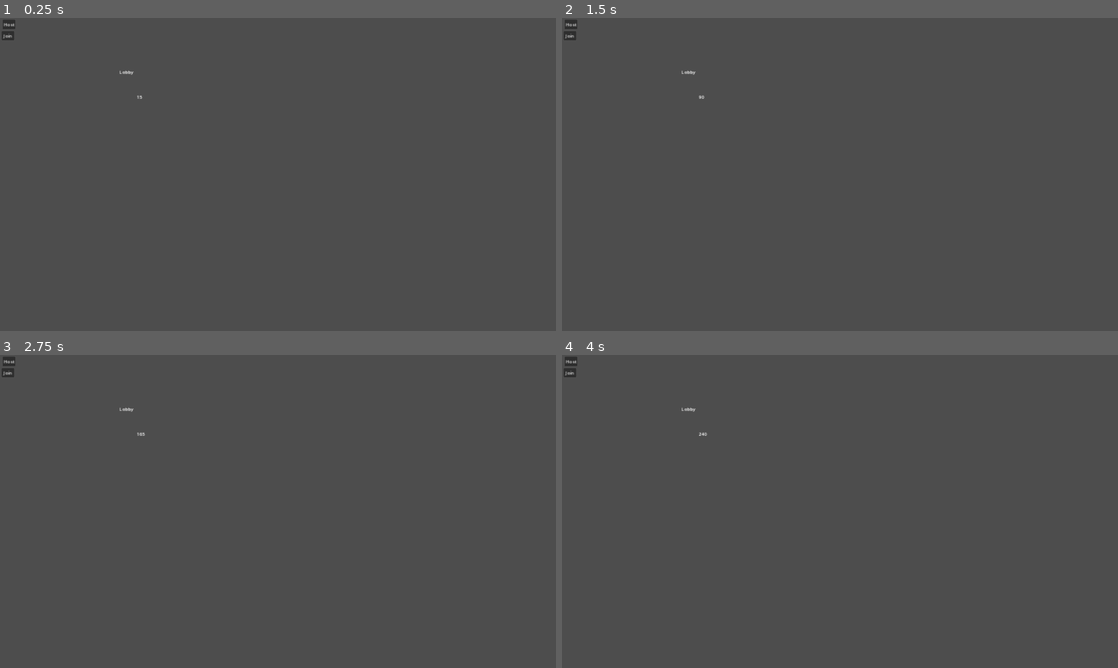
Above: before the commit, frames 1-4 (two rows, left to right).
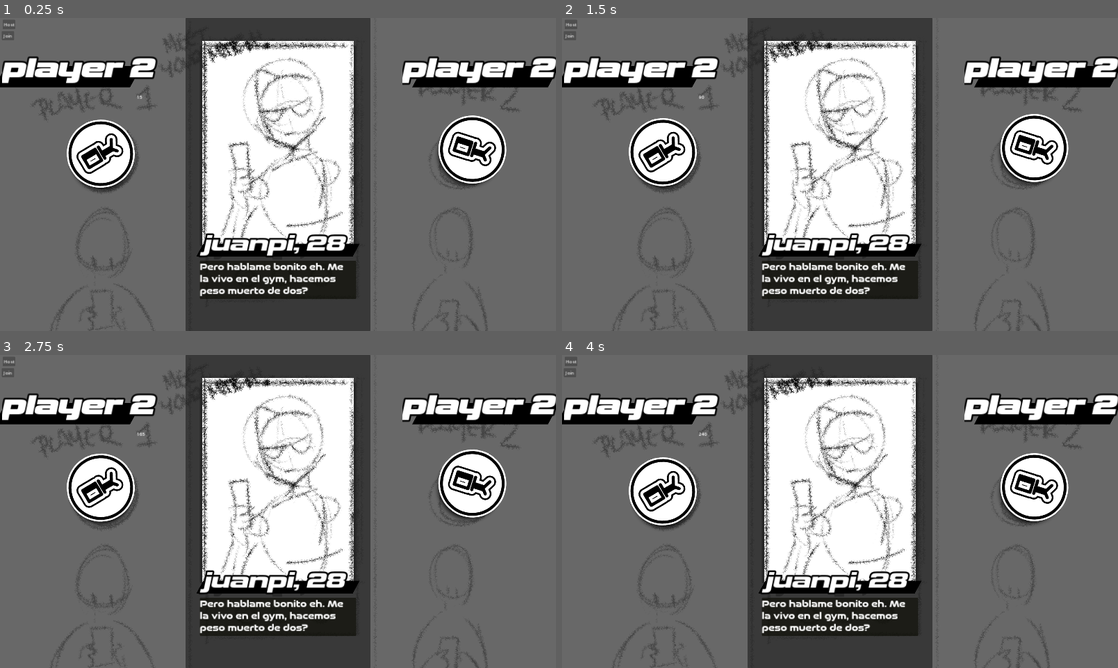
Above: after the commit, the same moments.

Repository: RNGSSB/bubble-tinder
Game: Godot game, scene res://game.tscn
Same seed, same stepped clock (60 frames per second), same inputs: the game is played once before the commit and once after it. This scene is started directly instead of the project's main scene.
Inputs (mouse positions are in pixels of both pictures, inside the frame that each line leads up to):
- Up to frame 1 (0.25 s): no input
- Up to frame 2 (1.5 s): tap Enter (ui_accept) at 0.5, 0.77 s; move the mouse to (962, 158) at 0.52 s; hold Right (ui_right) 0.53-1.25 s; hold F 0.53-1.25 s; click (962, 158) at 0.67 s; drag from (728, 190) to (812, 237) at 1.27 s
- Up to frame 3 (2.75 s): move the mouse to (333, 442) at 2.02 s; hold Right (ui_right) from 2.03 s (still down); tap Space at 2.1 s
- Up to frame 4 (4 s): release Right (ui_right) at 2.75 s; drag from (812, 574) to (673, 464) at 2.77 s; move the mouse to (1006, 558) at 3.52 s; hold Left (ui_left) from 3.53 s (still down); hold Q from 3.53 s (still down); tap Enter (ui_accept) at 3.77 s

The runs differ from the first frame. In frame 1, 85% of the frame differs, in the area x 0-100%, y 0-100%; in frame 2, 85%; in frame 3, 85%; in frame 4, 85%.

Commit message:
typing fix

Diff:
--- a/bubble-tinder/game.tscn
+++ b/bubble-tinder/game.tscn
@@ -7,7 +7,9 @@
 [ext_resource type="PackedScene" uid="uid://bgfkkk2bdt01r" path="res://setup_UI.tscn" id="4_r0yjy"]
 [ext_resource type="Script" path="res://multiplayer_manager.gd" id="6_drphp"]
 [ext_resource type="Script" path="res://lobby.gd" id="6_wfmck"]
+[ext_resource type="Script" path="res://typing_spawner.gd" id="7_1sytp"]
 [ext_resource type="PackedScene" uid="uid://bo1cshuk8ubag" path="res://player_id.tscn" id="7_t2gfb"]
+[ext_resource type="PackedScene" uid="uid://c2dxtjhjbdftu" path="res://marioteachestyping.tscn" id="8_yemi3"]
 
 [node name="GAME" type="Node2D" node_paths=PackedStringArray("stateLabel", "timerLabel")]
 script = ExtResource("1_b86r6")
@@ -39,10 +41,36 @@
 script = ExtResource("3_600sm")
 
 [node name="SETUP" parent="StateMachine/Setup" instance=ExtResource("4_r0yjy")]
-visible = false
 
 [node name="Typing" type="Node" parent="StateMachine"]
 script = ExtResource("4_gq7kg")
+
+[node name="Typing Spawner" type="Node" parent="StateMachine/Typing"]
+script = ExtResource("7_1sytp")
+typing_scene = ExtResource("8_yemi3")
+
+[node name="Player 1 Typing UI" type="Control" parent="StateMachine/Typing/Typing Spawner"]
+layout_mode = 3
+anchors_preset = 0
+offset_right = 640.0
+offset_bottom = 1080.0
+size_flags_horizontal = 2
+size_flags_vertical = 6
+
+[node name="Player 2 Typing UI2" type="Control" parent="StateMachine/Typing/Typing Spawner"]
+layout_mode = 3
+anchors_preset = 6
+anchor_left = 1.0
+anchor_top = 0.5
+anchor_right = 1.0
+anchor_bottom = 0.5
+offset_left = -640.0
+offset_top = -540.0
+offset_bottom = 540.0
+grow_horizontal = 0
+grow_vertical = 2
+size_flags_horizontal = 2
+size_flags_vertical = 6
 
 [node name="Multiplayer Manager" type="Node2D" parent="."]
 script = ExtResource("6_drphp")
--- a/bubble-tinder/ok_button_anim.gd
+++ b/bubble-tinder/ok_button_anim.gd
@@ -49,6 +49,7 @@
 	t.tween_property(get_parent(), "rotation", onpress_rotation, 0.2).set_trans(Tween.TRANS_CIRC).set_ease(Tween.EASE_OUT).as_relative()
 	print("I've emitted the signal: " + get_parent().name)
 	player_has_confirmed = true
+
 	player_confirm_signal.emit()
 
 # Called every frame. 'delta' is the elapsed time since the previous frame.
--- a/bubble-tinder/scripts/states/typing.gd
+++ b/bubble-tinder/scripts/states/typing.gd
@@ -6,7 +6,8 @@
 
 func Enter():
 	owner.stateLabel.text = owner.CURRSTATE
-	print("damn")
+	print("damn im in typing")
+	$"Typing Spawner"._on_start_typing_callback()
 
 func Update(_delta: float):
 	pass
--- /dev/null
+++ b/bubble-tinder/typing_spawner.gd
@@ -0,0 +1,27 @@
+extends Node
+
+@export var typing_scene : PackedScene
+
+@onready var player_one_typing_area = $"Player 1 Typing UI"
+@onready var player_two_typing_area = $"Player 2 Typing UI2"
+
+
+# Called when the node enters the scene tree for the first time.
+func _ready() -> void:
+	pass # Replace with function body.
+
+func _on_start_typing_callback() -> void:
+	_on_start_typing.rpc()
+
+@rpc("call_local", "reliable", "any_peer")
+func _on_start_typing() -> void:
+	var typing = typing_scene.instantiate()
+	typing_scene.name = multiplayer.get_unique_id()
+	var is_player_one = $"../../../Multiplayer Manager".is_player_one()
+	if is_player_one:
+		$"Player 1 Typing UI".add_child(typing)
+	else:
+		$"Player 2 Typing UI2".add_child(typing)
+# Called every frame. 'delta' is the elapsed time since the previous frame.
+func _process(delta: float) -> void:
+	pass
Not shown: 1 places in bubble-tinder/game.tscn that only renumber resources
